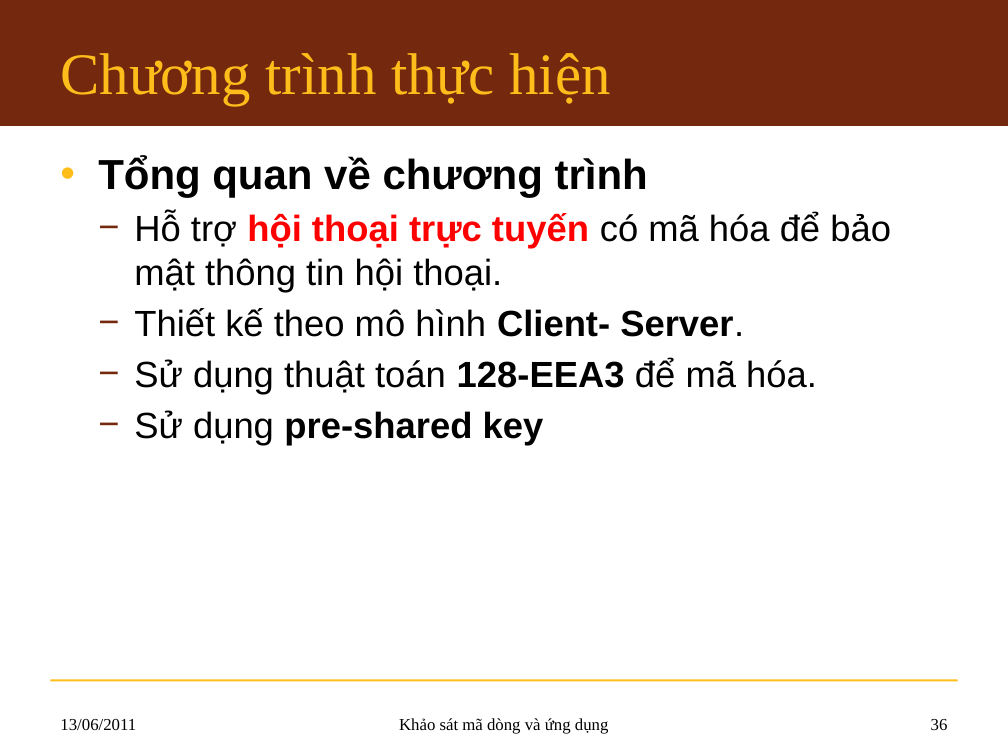
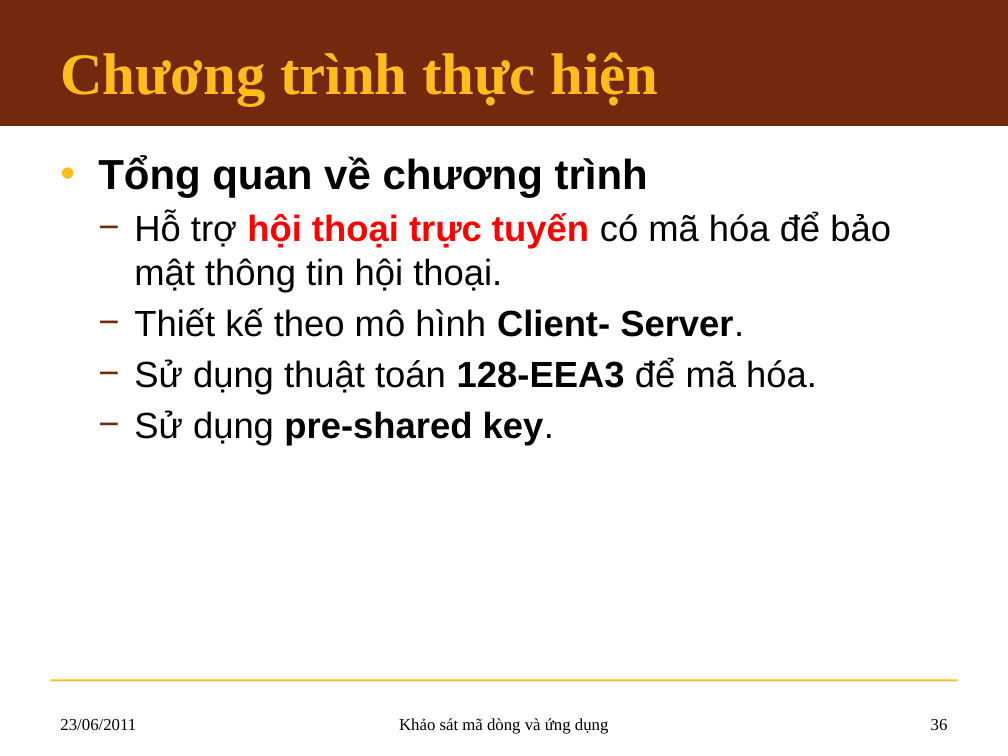
Before and after one commit to hemprasad/lvmm-sc, a slide deck: slide 36 of 7.Slide/KLTN_Slide.pptx. Drawn at 1008x756 pixels with LibreOffice and Linux fonts; fonts in the diff are those of the drawing; background and template pictures are left out. Boxes give left, top, right and bottom in pixels: in the first picture for what was removed or moved away, otherwise in the second. Text is boxed around its words. In the diff, an @@ line names an element or a change of style, - is before the commit and + after.

```diff
--- a/7.Slide/KLTN_Slide.pptx
+++ b/7.Slide/KLTN_Slide.pptx
@@ title "Chương trình thực hiện" at (60,52,659,105): bold on @@
@@ text at (134,410,554,445): text changed @@
-  − Sử dụng pre-shared key
+  − Sử dụng pre-shared key.
@@ text at (60,719,136,730): text changed @@
-13/06/2011
+23/06/2011
```
Also in this commit, not shown: 71 other slides changed.
